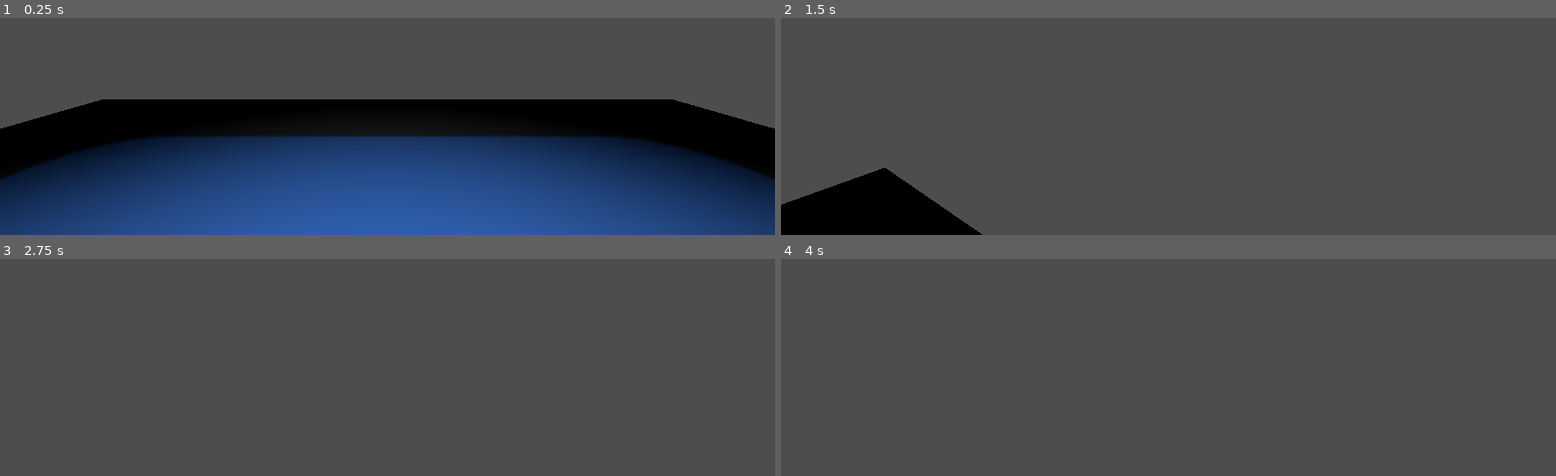
Above: before the commit, frames 1-4 (two rows, left to right).
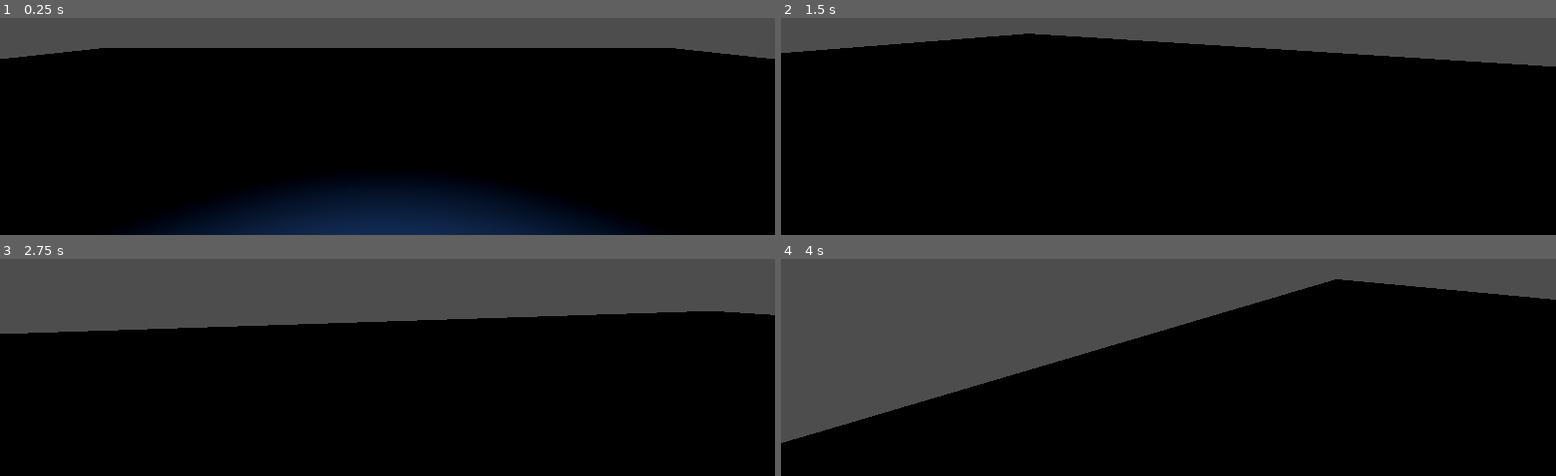
Above: after the commit, the same moments.

Repository: ztamagoru/LaboratorioII
Game: Godot game, scene res://scene_test.tscn
The game is run twice, just before and just after one commit, with the same random seed, the same clock (stepped at 60 frames per second) and the same inputs. The engine's default icon, where the game draws it, is replaced by a stand-in: a white triangle on a blue panel in a dark square.
Inputs (mouse positions are in pixels of both pictures, inside the frame that each line leads up to):
- Up to frame 1 (0.25 s): no input
- Up to frame 2 (1.5 s): tap Enter at 0.5 s; move the mouse to (outside the picture) at 0.52 s; hold Shift (move_sprint) 0.53-1.28 s; hold W (move_forward) from 0.53 s (still down); tap Space (move_jump) at 0.77 s; move the mouse to (1129, 20) at 1.27 s; tap Ctrl (move_crouch) at 1.35 s
- Up to frame 3 (2.75 s): keep holding W (move_forward); tap Space (move_jump) at 1.52 s; tap Shift (move_sprint) at 1.55 s; move the mouse to (outside the picture) at 2.02 s; hold Shift (move_sprint) from 2.03 s (still down)
- Up to frame 4 (4 s): keep holding W (move_forward); move the mouse to (1160, 265) at 2.77 s; release Shift (move_sprint) at 2.78 s; tap Shift (move_sprint) at 2.85, 3.8 s; tap Space (move_jump) at 3.02, 3.77 s; move the mouse to (1222, 263) at 3.52 s; hold Ctrl (move_crouch) from 3.53 s (still down)

The runs differ from the first frame. In frame 1, 67% of the frame differs, in the area x 0-100%, y 13-100%; in frame 2, 81%, in the area x 0-100%, y 7-100%; in frame 3, 71%; in frame 4, 62%.

Commit message:
added basic sprint

Diff:
--- a/scene_test.tscn
+++ b/scene_test.tscn
@@ -4,7 +4,7 @@
 [ext_resource type="PackedScene" uid="uid://lo8hel43hvuk" path="res://scenes/components/player/player.tscn" id="2_6v5sk"]
 
 [sub_resource type="BoxShape3D" id="BoxShape3D_k8rpb"]
-size = Vector3(20, 1, 20)
+size = Vector3(100, 1, 100)
 
 [sub_resource type="StandardMaterial3D" id="StandardMaterial3D_ycaat"]
 albedo_texture = ExtResource("1_oqoec")
@@ -12,7 +12,7 @@
 uv1_scale = Vector3(3, 2, 1)
 
 [sub_resource type="BoxMesh" id="BoxMesh_0n4ab"]
-size = Vector3(20, 1, 20)
+size = Vector3(100, 1, 100)
 
 [node name="Node3D" type="Node3D"]
 
--- a/scenes/components/player/player.gd
+++ b/scenes/components/player/player.gd
@@ -3,7 +3,13 @@
 @export var animation_player : AnimationPlayer
 
 const speed : float = 5.0
+const sprint_multiplier : float = 2.0
 const crouch_speed : float = 4.0
+
+var current_speed : float = speed
+
+const walking_head_bop : float = 2.0
+
 const jump_force : float = 3.5
 const jump_velocity : float = 4.5
 const gravity : float = 8.0
@@ -18,6 +24,12 @@
 	if event.is_action_pressed("move_crouch"):
 		toggle_crouch()
 
+	if event.is_action_pressed("move_sprint"):
+		current_speed = speed * sprint_multiplier
+
+	if event.is_action_released("move_sprint"):
+		current_speed = speed
+
 func toggle_crouch():
 	if _is_crouching:
 		animation_player.play("crouch", -1, -crouch_speed, true)
--- a/scenes/components/player/player.tscn
+++ b/scenes/components/player/player.tscn
@@ -9,59 +9,10 @@
 [ext_resource type="Script" uid="uid://mv5gfj0t68y4" path="res://scenes/components/player/states/walk.gd" id="7_tw4o5"]
 
 [sub_resource type="CapsuleShape3D" id="CapsuleShape3D_1xbud"]
+height = 4.0
 
 [sub_resource type="CapsuleMesh" id="CapsuleMesh_imdkq"]
-height = 1.5
-
-[sub_resource type="Animation" id="Animation_vj2w8"]
-tracks/0/type = "value"
-tracks/0/imported = false
-tracks/0/enabled = true
-tracks/0/path = NodePath("CollisionShape3D:shape:height")
-tracks/0/interp = 2
-tracks/0/loop_wrap = true
-tracks/0/keys = {
-"times": PackedFloat32Array(0, 1),
-"transitions": PackedFloat32Array(1, 1),
-"update": 0,
-"values": [2.0, 2.0]
-}
-tracks/1/type = "value"
-tracks/1/imported = false
-tracks/1/enabled = true
-tracks/1/path = NodePath("CollisionShape3D:position")
-tracks/1/interp = 2
-tracks/1/loop_wrap = true
-tracks/1/keys = {
-"times": PackedFloat32Array(0, 1),
-"transitions": PackedFloat32Array(1, 1),
-"update": 0,
-"values": [Vector3(0, 0, 0), Vector3(0, 0, 0)]
-}
-tracks/2/type = "value"
-tracks/2/imported = false
-tracks/2/enabled = true
-tracks/2/path = NodePath("Head/Camera3D:position")
-tracks/2/interp = 2
-tracks/2/loop_wrap = true
-tracks/2/keys = {
-"times": PackedFloat32Array(0, 1),
-"transitions": PackedFloat32Array(1, 1),
-"update": 0,
-"values": [Vector3(0, 0, 0), Vector3(0, 0, 0)]
-}
-tracks/3/type = "value"
-tracks/3/imported = false
-tracks/3/enabled = true
-tracks/3/path = NodePath("CollisionShape3D/MeshInstance3D:mesh:height")
-tracks/3/interp = 2
-tracks/3/loop_wrap = true
-tracks/3/keys = {
-"times": PackedFloat32Array(0, 1),
-"transitions": PackedFloat32Array(1, 1),
-"update": 0,
-"values": [1.5, 1.5]
-}
+height = 4.0
 
 [sub_resource type="Animation" id="Animation_tw4o5"]
 resource_name = "crouch"
@@ -114,10 +65,43 @@
 "values": [4.0, 2.0]
 }
 
+[sub_resource type="Animation" id="Animation_vj2w8"]
+length = 0.001
+tracks/0/type = "value"
+tracks/0/imported = false
+tracks/0/enabled = true
+tracks/0/path = NodePath("Head/Camera3D:position")
+tracks/0/interp = 1
+tracks/0/loop_wrap = true
+tracks/0/keys = {
+"times": PackedFloat32Array(0),
+"transitions": PackedFloat32Array(1),
+"update": 0,
+"values": [Vector3(0, 1.5, 0)]
+}
+
+[sub_resource type="Animation" id="Animation_da40g"]
+resource_name = "sprint"
+length = 2.0
+loop_mode = 1
+tracks/0/type = "value"
+tracks/0/imported = false
+tracks/0/enabled = true
+tracks/0/path = NodePath("Head/Camera3D:position")
+tracks/0/interp = 2
+tracks/0/loop_wrap = true
+tracks/0/keys = {
+"times": PackedFloat32Array(0, 1, 2),
+"transitions": PackedFloat32Array(1, 1, 1),
+"update": 0,
+"values": [Vector3(0, 1.5, 0), Vector3(0, 1, 0), Vector3(0, 1.5, 0)]
+}
+
 [sub_resource type="AnimationLibrary" id="AnimationLibrary_da40g"]
 _data = {
 &"RESET": SubResource("Animation_vj2w8"),
-&"crouch": SubResource("Animation_tw4o5")
+&"crouch": SubResource("Animation_tw4o5"),
+&"head_bop": SubResource("Animation_da40g")
 }
 
 [node name="Player" type="CharacterBody3D" node_paths=PackedStringArray("animation_player")]
@@ -125,6 +109,7 @@
 animation_player = NodePath("AnimationPlayer")
 
 [node name="CollisionShape3D" type="CollisionShape3D" parent="."]
+transform = Transform3D(1, 0, 0, 0, 1, 0, 0, 0, 1, 0, 1, 0)
 shape = SubResource("CapsuleShape3D_1xbud")
 
 [node name="MeshInstance3D" type="MeshInstance3D" parent="CollisionShape3D"]
@@ -137,6 +122,7 @@
 camera_sensitivity = 0.5
 
 [node name="Camera3D" type="Camera3D" parent="Head"]
+transform = Transform3D(1, 0, 0, 0, 1, 0, 0, 0, 1, 0, 1.5, 0)
 
 [node name="FSM" type="Node3D" parent="." node_paths=PackedStringArray("player")]
 script = ExtResource("3_c8uok")
--- a/scenes/components/player/states/fall.gd
+++ b/scenes/components/player/states/fall.gd
@@ -15,11 +15,11 @@
 	var direction = (player.transform.basis * Vector3(input_dir.x, 0, input_dir.y)).normalized()
 
 	if direction != Vector3.ZERO:
-		player.velocity.x = direction.x * player.speed
-		player.velocity.z = direction.z * player.speed
+		player.velocity.x = direction.x * player.current_speed
+		player.velocity.z = direction.z * player.current_speed
 	else:
-		player.velocity.x = move_toward(player.velocity.x, 0, player.speed)
-		player.velocity.z = move_toward(player.velocity.z, 0, player.speed)
+		player.velocity.x = move_toward(player.velocity.x, 0, player.current_speed)
+		player.velocity.z = move_toward(player.velocity.z, 0, player.current_speed)
 
 	if player.velocity.y > -player.gravity:
 		player.velocity.y -= player.gravity * delta
--- a/scenes/components/player/states/idle.gd
+++ b/scenes/components/player/states/idle.gd
@@ -19,15 +19,15 @@
 	var direction = (player.transform.basis * Vector3(input_dir.x, 0, input_dir.y)).normalized()
 
 	if direction != Vector3.ZERO:
-		player.velocity.x = direction.x * player.speed
-		player.velocity.z = direction.z * player.speed
+		player.velocity.x = direction.x * player.current_speed
+		player.velocity.z = direction.z * player.current_speed
 		player.move_and_slide()
 
 		get_parent().change_state("Walk")
 		return
 	else:
-		player.velocity.x = move_toward(player.velocity.x, 0, player.speed)
-		player.velocity.z = move_toward(player.velocity.z, 0, player.speed)
+		player.velocity.x = move_toward(player.velocity.x, 0, player.current_speed)
+		player.velocity.z = move_toward(player.velocity.z, 0, player.current_speed)
 
 func exit():
 	pass
--- a/scenes/components/player/states/jump.gd
+++ b/scenes/components/player/states/jump.gd
@@ -18,14 +18,13 @@
 	var direction = (player.transform.basis * Vector3(input_dir.x, 0, input_dir.y)).normalized()
 
 	if direction != Vector3.ZERO:
-		player.velocity.x = direction.x * player.speed
-		player.velocity.z = direction.z * player.speed
+		player.velocity.x = direction.x * player.current_speed
+		player.velocity.z = direction.z * player.current_speed
 	else:
-		player.velocity.x = move_toward(player.velocity.x, 0, player.speed)
-		player.velocity.z = move_toward(player.velocity.z, 0, player.speed)
+		player.velocity.x = move_toward(player.velocity.x, 0, player.current_speed)
+		player.velocity.z = move_toward(player.velocity.z, 0, player.current_speed)
 
 	player.move_and_slide()
 
-
 func exit():
 	pass
--- a/scenes/components/player/states/walk.gd
+++ b/scenes/components/player/states/walk.gd
@@ -19,12 +19,12 @@
 	var direction = (player.transform.basis * Vector3(input_dir.x, 0, input_dir.y)).normalized()
 
 	if direction != Vector3.ZERO:
-		player.velocity.x = direction.x * player.speed
-		player.velocity.z = direction.z * player.speed
+		player.velocity.x = direction.x * player.current_speed
+		player.velocity.z = direction.z * player.current_speed
 		player.move_and_slide()
 	else:
-		player.velocity.x = move_toward(player.velocity.x, 0, player.speed)
-		player.velocity.z = move_toward(player.velocity.z, 0, player.speed)
+		player.velocity.x = move_toward(player.velocity.x, 0, player.current_speed)
+		player.velocity.z = move_toward(player.velocity.z, 0, player.current_speed)
 
 		get_parent().change_state("Idle")
 		return
Not shown: 1 places in scenes/components/player/player.tscn that only renumber resources
